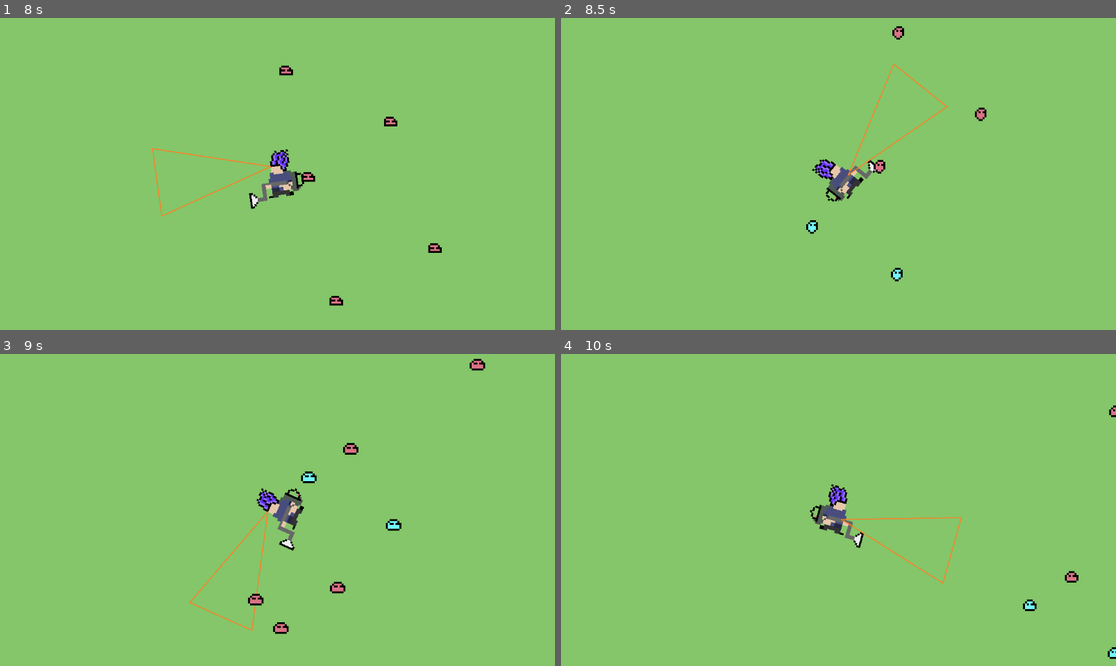
Above: before the commit, frames 1-4 (two rows, left to right).
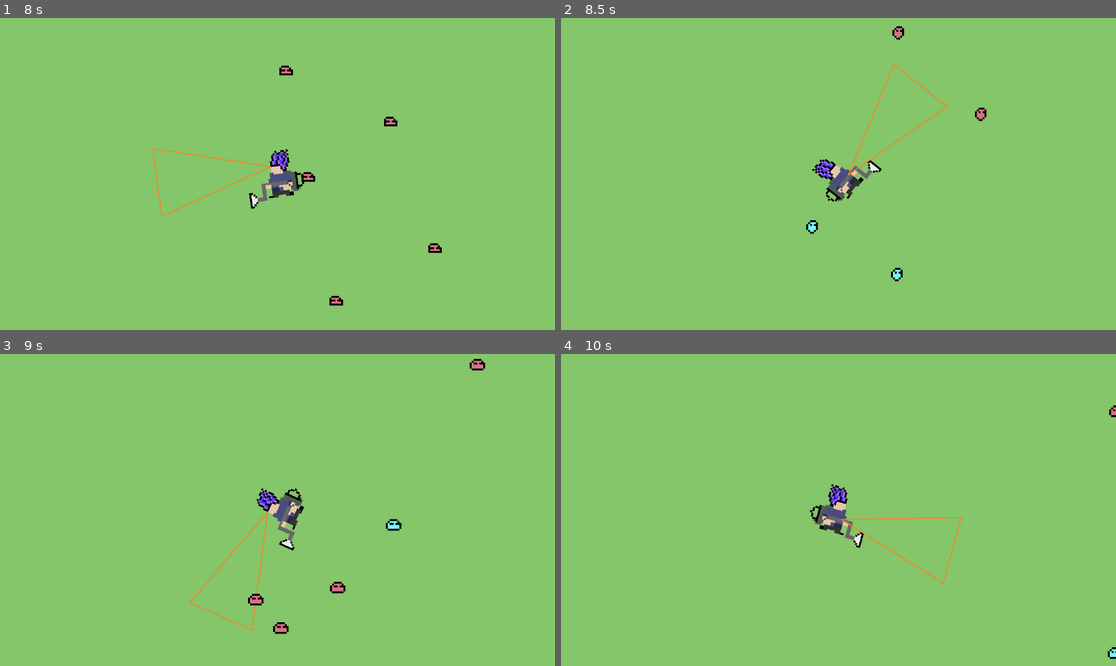
Above: after the commit, the same moments.

Repository: VMormoris/tinycreatures
Game: Godot game, scene res://Scenes/MainScene.tscn
Same seed, same stepped clock (60 frames per second), same inputs: the game is played once before the commit and once after it.
Inputs (mouse positions are in pixels of both pictures, inside the frame that each line leads up to):
- Up to frame 1 (8 s): move the mouse to (399, 158) at 0.52 s; press the mouse at (399, 158) at 0.53 s; hold D (Right) 0.53-1.28 s; move the mouse to (166, 189) at 1.27 s; release the mouse at (166, 189) at 1.28 s; hold S (Down) 1.28-2.03 s; click (166, 189) at 1.35 s; move the mouse to (333, 105) at 2.02 s; press the mouse at (333, 105) at 2.03 s; hold D (Right) 2.03-2.78 s; move the mouse to (249, 236) at 2.77 s; release the mouse at (249, 236) at 2.78 s; hold W (Up) 2.78-3.53 s; click (249, 236) at 2.85 s; move the mouse to (444, 220) at 3.52 s; press the mouse at (444, 220) at 3.53 s; hold A (Left) 3.53-5.03 s; move the mouse to (111, 127) at 4.27 s; release the mouse at (111, 127) at 4.28 s; click (111, 127) at 4.35 s; move the mouse to (305, 174) at 5.02 s; press the mouse at (305, 174) at 5.03 s; hold S (Down) 5.03-5.78 s; move the mouse to (194, 96) at 5.77 s; release the mouse at (194, 96) at 5.78 s; hold D (Right) 5.78-6.53 s; click (194, 96) at 5.85 s; move the mouse to (399, 158) at 6.52 s; press the mouse at (399, 158) at 6.53 s; hold W (Up) 6.53-7.28 s; move the mouse to (166, 189) at 7.27 s; release the mouse at (166, 189) at 7.28 s; hold D (Right) from 7.28 s (still down); click (166, 189) at 7.35 s
- Up to frame 2 (8.5 s): move the mouse to (894, 105) at 8.02 s; release D (Right) at 8.03 s; press the mouse at (894, 105) at 8.03 s; hold S (Down) from 8.03 s (still down)
- Up to frame 3 (9 s): move the mouse to (249, 572) at 8.77 s; release S (Down) at 8.78 s; release the mouse at (249, 572) at 8.78 s; hold A (Left) from 8.78 s (still down); click (249, 572) at 8.85 s
- Up to frame 4 (10 s): move the mouse to (1005, 556) at 9.52 s; release A (Left) at 9.53 s; press the mouse at (1005, 556) at 9.53 s; hold W (Up) from 9.53 s (still down)

Frame 1 is identical in both runs. In frame 2, less than 0.1% of the frame differs, in the area x 56-59%, y 45-50%; in frame 3, 0.2%, in the area x 54-65%, y 28-42%; in frame 4, 0.2%.

Commit message:
Player collision and taking dmg
different layers for vacuum and player collider

Diff:
--- a/Nodes/Enemy.tscn
+++ b/Nodes/Enemy.tscn
@@ -75,6 +75,8 @@
 [sub_resource type="CircleShape2D" id="CircleShape2D_s6kcj"]
 
 [node name="Blob" type="Area2D"]
+collision_layer = 3
+collision_mask = 3
 script = ExtResource("1_oqb8d")
 JUMP_VELOCIY = -16.0
 
--- a/Nodes/Player.tscn
+++ b/Nodes/Player.tscn
@@ -85,9 +85,11 @@
 "speed": 4.0
 }]
 
+[sub_resource type="CircleShape2D" id="CircleShape2D_m6ge3"]
+
 [node name="Player" type="CharacterBody2D" node_paths=PackedStringArray("range")]
 script = ExtResource("1_pwwfk")
-range = NodePath("Sprite2D/Area2D")
+range = NodePath("Sprite2D/Vacuum")
 
 [node name="AnimatedSprite2D" type="AnimatedSprite2D" parent="."]
 sprite_frames = SubResource("SpriteFrames_rrr48")
@@ -100,9 +102,11 @@
 scale = Vector2(0.1, 0.1)
 texture = ExtResource("3_eccgw")
 
-[node name="Area2D" type="Area2D" parent="Sprite2D"]
+[node name="Vacuum" type="Area2D" parent="Sprite2D"]
+collision_layer = 2
+collision_mask = 2
 
-[node name="CollisionPolygon2D" type="CollisionPolygon2D" parent="Sprite2D/Area2D"]
+[node name="CollisionPolygon2D" type="CollisionPolygon2D" parent="Sprite2D/Vacuum"]
 polygon = PackedVector2Array(-12.5, -250, 162.5, 344, -187.5, 344)
 
 [node name="Backpack" type="Node2D" parent="."]
@@ -174,5 +178,13 @@
 texture = ExtResource("4_l280c")
 offset = Vector2(0.5, 0.5)
 
-[connection signal="area_entered" from="Sprite2D/Area2D" to="." method="_on_area_2d_area_entered"]
-[connection signal="area_exited" from="Sprite2D/Area2D" to="." method="_on_area_2d_area_exited"]
+[node name="Hitbox" type="Area2D" parent="."]
+position = Vector2(-2, 4)
+
+[node name="CollisionShape2D" type="CollisionShape2D" parent="Hitbox"]
+scale = Vector2(0.7, 0.7)
+shape = SubResource("CircleShape2D_m6ge3")
+
+[connection signal="area_entered" from="Sprite2D/Vacuum" to="." method="_on_area_2d_area_entered"]
+[connection signal="area_exited" from="Sprite2D/Vacuum" to="." method="_on_area_2d_area_exited"]
+[connection signal="area_shape_entered" from="Hitbox" to="." method="_on_hitbox_area_shape_entered"]
--- a/Scripts/PlayerController.gd
+++ b/Scripts/PlayerController.gd
@@ -9,6 +9,7 @@
 var dir: Vector2 = Vector2.ZERO
 var succ = false
 var limit_vaccum: int = 0
+var hp: int = 100
 
 @onready var sr: AnimatedSprite2D = $AnimatedSprite2D
 @onready var backpack = $Backpack
@@ -54,7 +55,7 @@
 func absorb_enemy(enemy: Area2D, delta: float) -> void:
 	dir = (enemy.position - position).normalized()
 	enemy.position -= (SPEED/2) * delta * dir
-	if(enemy.position.distance_to(position) < 10):
+	if(enemy.position.distance_to(position) < 25):
 		backpack.add_ammo(enemy.sr.modulate)
 		limit_vaccum -= 1
 		enemy.queue_free()
@@ -68,3 +69,9 @@
 		sr.play("Idle")
 	else:
 		sr.play("Running")
+
+
+func _on_hitbox_area_shape_entered(area_rid: RID, area: Area2D, area_shape_index: int, local_shape_index: int) -> void:
+	hp -= 1
+	print(hp)
+	area.queue_free()
Not shown: 1 places in Nodes/Player.tscn that only renumber resources
